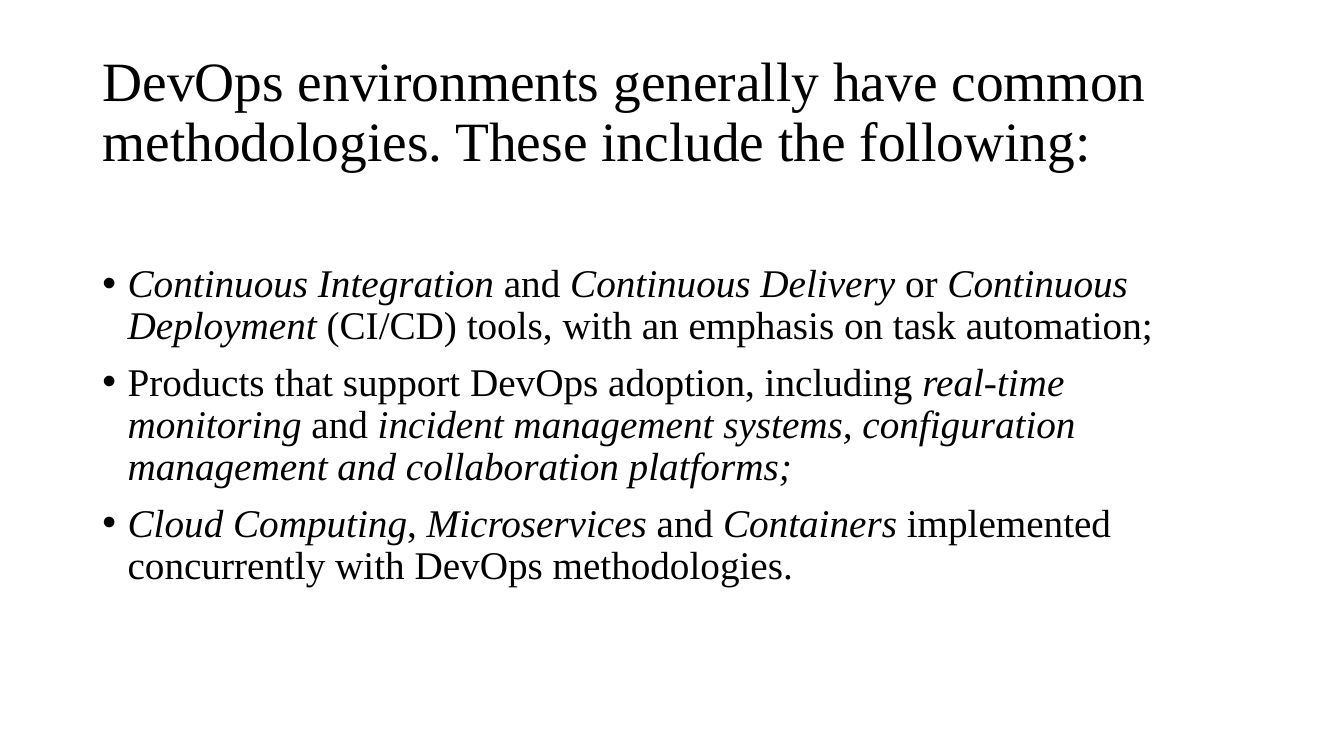
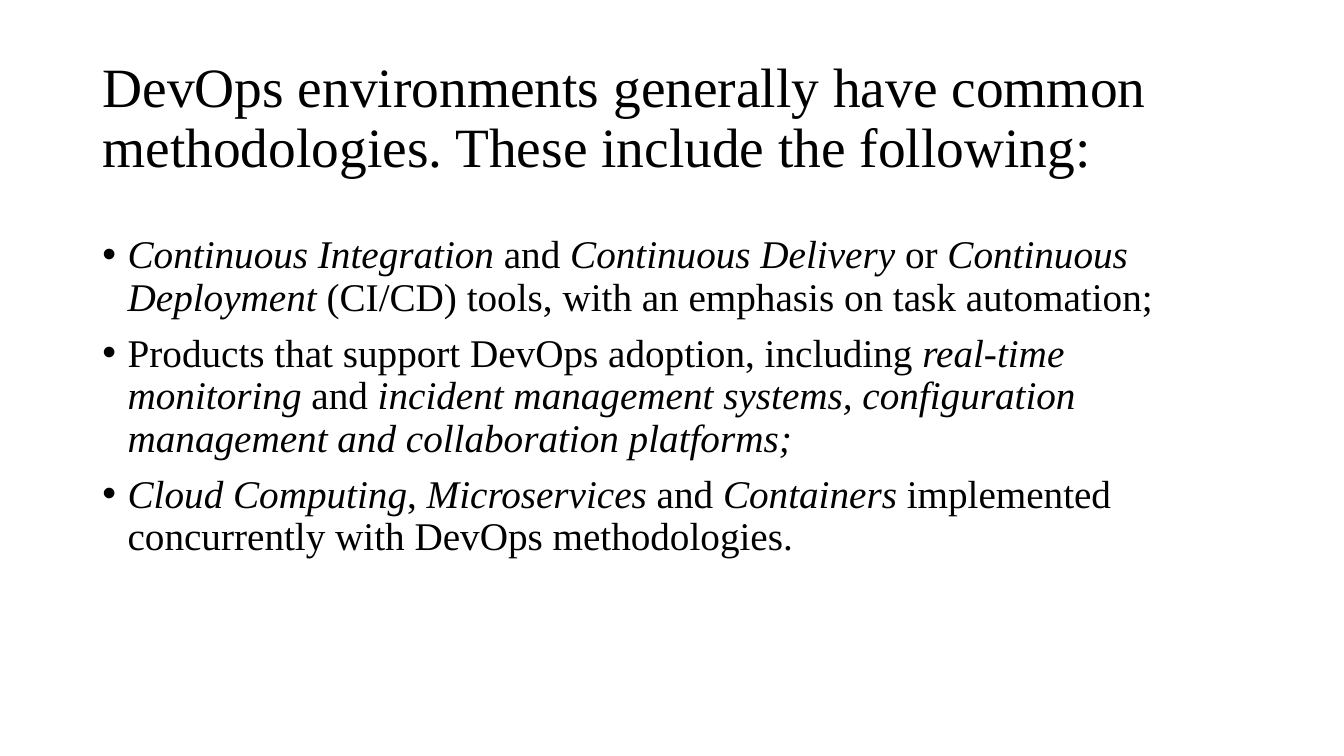
Before and after one commit to TechieeRishi/SEISAII-DevOps, a slide deck: slide 4 of Software Engineering ISA II DevOps - S19-412^0S19-205.pptx. Drawn at 1344x756 pixels with LibreOffice and Linux fonts; fonts in the diff are those of the drawing. Boxes give left, top, right and bottom in pixels: in the first picture for what was removed or moved away, otherwise in the second. Text is boxed around its words. In the diff, an @@ line names an element or a change of style, - is before the commit and + after.

```diff
--- a/Software Engineering ISA II DevOps - S19-412^0S19-205.pptx
+++ b/Software Engineering ISA II DevOps - S19-412^0S19-205.pptx
@@ title "DevOps environments generally have common ...": place and size @@
-title "DevOps environments generally have common ..." at (102, 62, 1146, 171)
+title "DevOps environments generally have common ..." at (102, 68, 1146, 177)
@@ text "Continuous Integration and Continuous Delivery ...": place and size @@
-text "Continuous Integration and Continuous Delivery ..." at (128, 269, 1153, 587)
+text "Continuous Integration and Continuous Delivery ..." at (128, 240, 1153, 558)
```
Also in this commit, not shown: 6 other slides changed.
